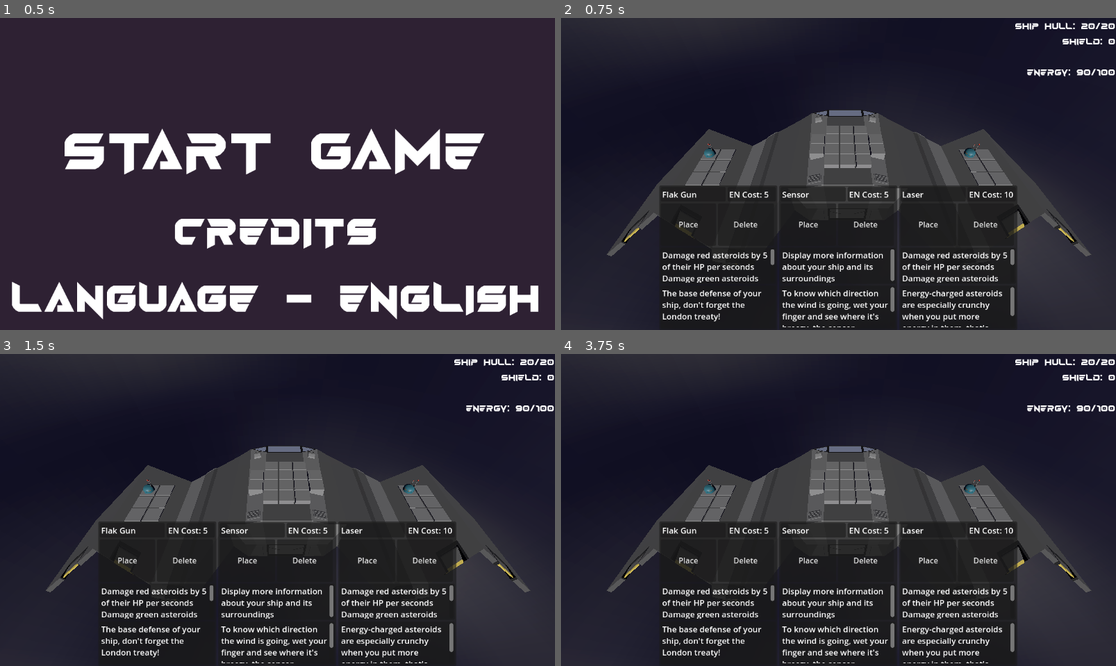
Above: before the commit, frames 1-4 (two rows, left to right).
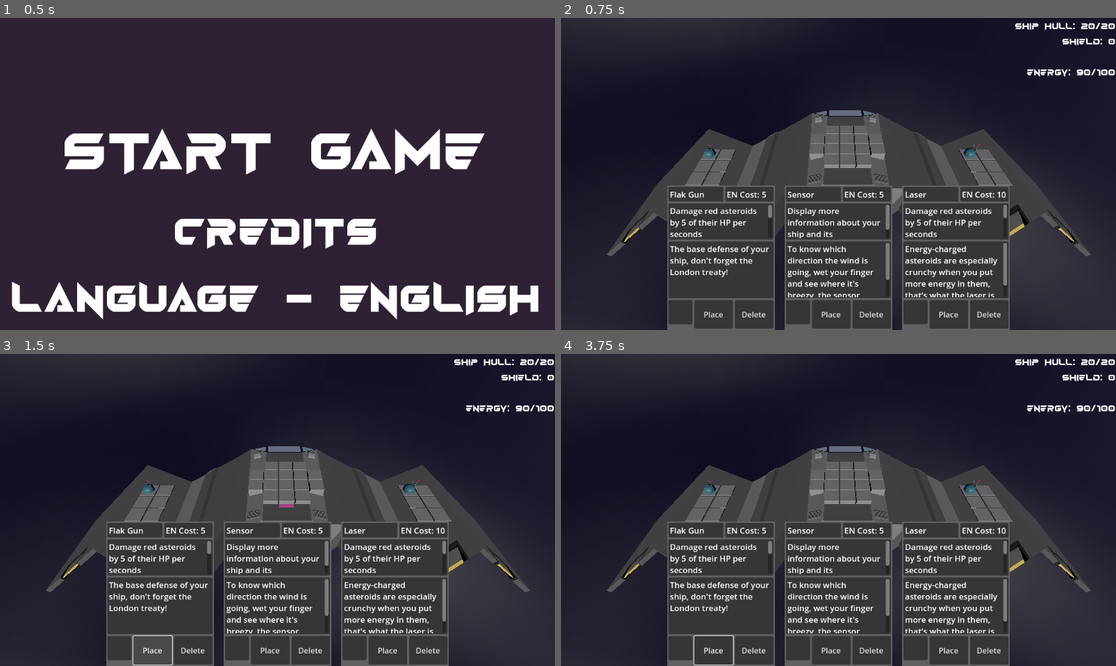
Above: after the commit, the same moments.

Repository: Xwilarg/LudumDare54
Game: Godot game, scene res://Scenes/TitleScreen.tscn
Two runs of this game, one before a commit and one after it. Both use one fixed random seed, a clock stepped at 60 frames per second and the inputs below. Video files are missing from this copy of the repository; at most half a second of black plays in their place.
Inputs (mouse positions are in pixels of both pictures, inside the frame that each line leads up to):
- Up to frame 1 (0.5 s): no input
- Up to frame 2 (0.75 s): tap Enter at 0.5 s; move the mouse to (960, 158) at 0.52 s; click (960, 158) at 0.67 s
- Up to frame 3 (1.5 s): click "Place" at 1.25 s
- Up to frame 4 (3.75 s): click "Place" at 2 s; click "Place" at 2.75 s; tap Space at 3.5 s; move the mouse to (727, 525) at 3.52 s; click (727, 525) at 3.67 s

Frame 1 is identical in both runs. In frame 2, 20% of the frame differs, in the area x 17-83%, y 53-100%; in frame 3, 20%, in the area x 17-83%, y 48-100%; in frame 4, 20%.
Error in both runs: Invalid call. Nonexistent function 'has' in base 'Nil'. (res://Scripts/GameManager.gd:50)

Commit message:
Fix card button not working

Diff:
--- a/Scenes/CardGraphic.tscn
+++ b/Scenes/CardGraphic.tscn
@@ -1,22 +1,18 @@
-[gd_scene load_steps=5 format=3 uid="uid://cb1ubnj2stph8"]
+[gd_scene load_steps=3 format=3 uid="uid://cb1ubnj2stph8"]
 
 [ext_resource type="Script" path="res://Scripts/CardGraphic.gd" id="1_laigs"]
 
-[sub_resource type="StyleBoxEmpty" id="StyleBoxEmpty_7c0ki"]
-
-[sub_resource type="StyleBoxEmpty" id="StyleBoxEmpty_lk0h4"]
-
-[sub_resource type="StyleBoxEmpty" id="StyleBoxEmpty_kvqoh"]
+[sub_resource type="StyleBoxFlat" id="StyleBoxFlat_xohvm"]
+bg_color = Color(0.380392, 0.380392, 0.380392, 1)
 
 [node name="CardGraphic" type="Control"]
-custom_minimum_size = Vector2(160, 195)
+custom_minimum_size = Vector2(186, 248)
 layout_direction = 1
 layout_mode = 3
-anchors_preset = 15
-anchor_right = 1.0
-anchor_bottom = 1.0
-offset_right = -992.0
-offset_bottom = -459.0
+anchor_right = 0.161
+anchor_bottom = 0.383
+offset_right = 0.527985
+offset_bottom = -0.184006
 grow_horizontal = 2
 grow_vertical = 2
 size_flags_horizontal = 3
@@ -31,6 +27,7 @@
 anchor_bottom = 1.0
 grow_horizontal = 2
 grow_vertical = 2
+theme_override_styles/panel = SubResource("StyleBoxFlat_xohvm")
 
 [node name="MarginContainer" type="MarginContainer" parent="CardBG"]
 layout_mode = 2
@@ -94,39 +91,6 @@
 theme_override_font_sizes/normal_font_size = 17
 text = "En:"
 
-[node name="HBoxContainer" type="HBoxContainer" parent="CardBG/MarginContainer/VBoxContainer"]
-layout_mode = 2
-size_flags_vertical = 3
-alignment = 1
-
-[node name="Button2" type="Button" parent="CardBG/MarginContainer/VBoxContainer/HBoxContainer"]
-layout_mode = 2
-size_flags_horizontal = 3
-text = "PLACE"
-
-[node name="Button" type="Button" parent="CardBG/MarginContainer/VBoxContainer/HBoxContainer"]
-layout_mode = 2
-size_flags_horizontal = 3
-text = "DELETE"
-
-[node name="IconPanel" type="Panel" parent="CardBG/MarginContainer/VBoxContainer/HBoxContainer"]
-visible = false
-custom_minimum_size = Vector2(50, 50)
-layout_mode = 2
-size_flags_vertical = 0
-
-[node name="TextureRect" type="TextureRect" parent="CardBG/MarginContainer/VBoxContainer/HBoxContainer/IconPanel"]
-custom_minimum_size = Vector2(45, 45)
-layout_mode = 1
-anchors_preset = 15
-anchor_right = 1.0
-anchor_bottom = 1.0
-grow_horizontal = 2
-grow_vertical = 2
-
-[node name="VBoxContainer" type="VBoxContainer" parent="CardBG/MarginContainer/VBoxContainer/HBoxContainer"]
-layout_mode = 2
-
 [node name="StatsPanel" type="Panel" parent="CardBG/MarginContainer/VBoxContainer"]
 custom_minimum_size = Vector2(75, 75)
 layout_mode = 2
@@ -171,14 +135,35 @@
 theme_override_font_sizes/normal_font_size = 17
 text = "Description"
 
-[node name="Button" type="Button" parent="CardBG"]
-visible = false
+[node name="HBoxContainer" type="HBoxContainer" parent="CardBG/MarginContainer/VBoxContainer"]
 layout_mode = 2
-theme_override_styles/normal = SubResource("StyleBoxEmpty_7c0ki")
-theme_override_styles/hover = SubResource("StyleBoxEmpty_lk0h4")
-theme_override_styles/pressed = SubResource("StyleBoxEmpty_kvqoh")
+size_flags_vertical = 3
+size_flags_stretch_ratio = 0.5
+alignment = 1
 
-[connection signal="gui_input" from="CardBG" to="." method="_on_pressed"]
+[node name="IconPanel" type="Panel" parent="CardBG/MarginContainer/VBoxContainer/HBoxContainer"]
+custom_minimum_size = Vector2(50, 50)
+layout_mode = 2
+size_flags_vertical = 0
+
+[node name="TextureRect" type="TextureRect" parent="CardBG/MarginContainer/VBoxContainer/HBoxContainer/IconPanel"]
+custom_minimum_size = Vector2(45, 45)
+layout_mode = 1
+anchors_preset = 15
+anchor_right = 1.0
+anchor_bottom = 1.0
+grow_horizontal = 2
+grow_vertical = 2
+
+[node name="Button2" type="Button" parent="CardBG/MarginContainer/VBoxContainer/HBoxContainer"]
+layout_mode = 2
+size_flags_horizontal = 3
+text = "PLACE"
+
+[node name="Button" type="Button" parent="CardBG/MarginContainer/VBoxContainer/HBoxContainer"]
+layout_mode = 2
+size_flags_horizontal = 3
+text = "DELETE"
+
 [connection signal="pressed" from="CardBG/MarginContainer/VBoxContainer/HBoxContainer/Button2" to="." method="_on_pressed"]
 [connection signal="pressed" from="CardBG/MarginContainer/VBoxContainer/HBoxContainer/Button" to="." method="_on_delete_pressed"]
-[connection signal="pressed" from="CardBG/Button" to="." method="_on_pressed"]
--- a/Scenes/Main.tscn
+++ b/Scenes/Main.tscn
@@ -39,11 +39,16 @@
 anchor_bottom = 1.0
 grow_horizontal = 2
 grow_vertical = 2
+size_flags_horizontal = 3
+size_flags_vertical = 3
 
 [node name="AspectRatioContainer" type="AspectRatioContainer" parent="UI"]
-layout_mode = 0
-offset_right = 350.0
-offset_bottom = 300.0
+layout_mode = 1
+anchors_preset = -1
+anchor_right = 0.304
+anchor_bottom = 0.463
+offset_right = -0.208008
+offset_bottom = -0.0240173
 alignment_horizontal = 0
 alignment_vertical = 0
 
@@ -54,11 +59,11 @@
 
 [node name="VBoxContainer" type="VBoxContainer" parent="UI"]
 layout_mode = 1
-anchors_preset = 12
-anchor_top = 1.0
+anchors_preset = -1
+anchor_top = 0.537
 anchor_right = 1.0
 anchor_bottom = 1.0
-offset_top = -300.0
+offset_top = 0.0239868
 grow_horizontal = 2
 grow_vertical = 0
 alignment = 2
@@ -67,12 +72,12 @@
 custom_minimum_size = Vector2(0, 300)
 layout_mode = 2
 size_flags_vertical = 3
+theme_override_constants/separation = 20
 alignment = 1
 
-[node name="Control2" type="Control" parent="UI/VBoxContainer/HBoxContainer"]
+[node name="Control" type="Control" parent="UI/VBoxContainer/HBoxContainer"]
 custom_minimum_size = Vector2(200, 0)
 layout_mode = 2
-size_flags_stretch_ratio = 1.4
 
 [node name="CardGraphic" parent="UI/VBoxContainer/HBoxContainer" instance=ExtResource("4_8cbap")]
 layout_mode = 2
@@ -83,22 +88,21 @@
 [node name="CardGraphic3" parent="UI/VBoxContainer/HBoxContainer" instance=ExtResource("4_8cbap")]
 layout_mode = 2
 
-[node name="Control" type="Control" parent="UI/VBoxContainer/HBoxContainer"]
+[node name="Control2" type="Control" parent="UI/VBoxContainer/HBoxContainer"]
 custom_minimum_size = Vector2(200, 0)
 layout_mode = 2
-size_flags_stretch_ratio = 1.4
 
 [node name="MissingEnergy" type="RichTextLabel" parent="UI"]
 layout_mode = 1
 anchors_preset = -1
 anchor_left = 0.128
 anchor_top = 0.568
-anchor_right = 0.137
-anchor_bottom = 0.568
+anchor_right = 0.878
+anchor_bottom = 0.67
 offset_left = -0.456009
 offset_top = -0.0640259
-offset_right = 853.176
-offset_bottom = 65.936
+offset_right = -0.456055
+offset_bottom = -0.159973
 theme_override_fonts/normal_font = ExtResource("3_m0x2s")
 theme_override_font_sizes/normal_font_size = 15
 bbcode_enabled = true
@@ -109,9 +113,9 @@
 anchors_preset = -1
 anchor_left = 0.732
 anchor_right = 1.0
-anchor_bottom = 0.037
-offset_left = -0.264038
-offset_bottom = 556.024
+anchor_bottom = 0.895
+offset_left = -0.264099
+offset_bottom = 0.039978
 grow_horizontal = 2
 theme_override_fonts/normal_font = ExtResource("3_m0x2s")
 bbcode_enabled = true
